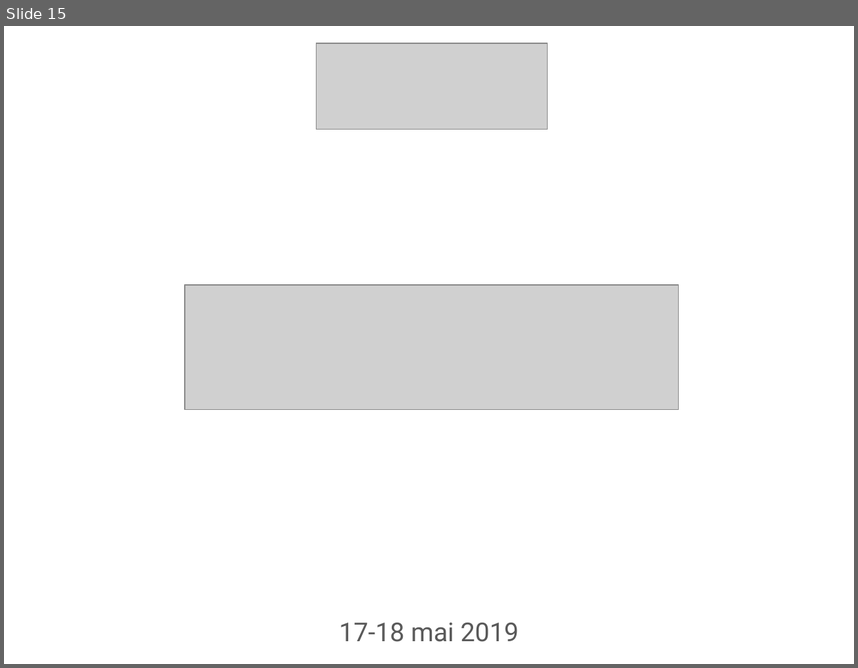
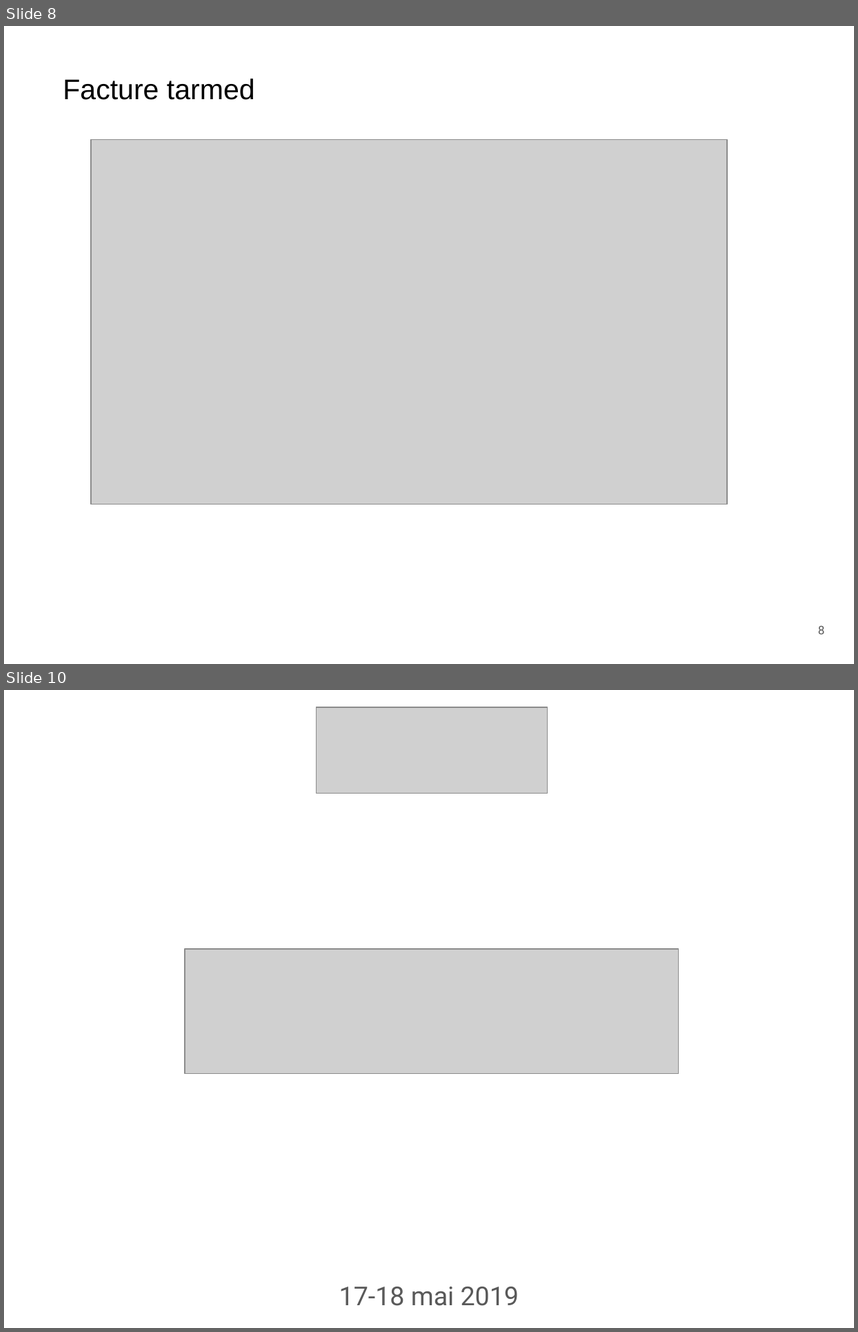
Before and after one commit to giodemaio/hackathonGM, a slide deck: GM IT Hackathon PITCH Doc Time.pptx. Shown one above the other, each under a label of ours: slide 15 before the commit, slides 8 and 10 after it; the slides between them are not shown. The pictures are 858x668 and 858x1332 pixels, drawn with LibreOffice and Linux fonts; fonts in the diff are those of the drawing; grey boxes stand for pictures; background and template pictures are left out. Boxes give left, top, right and bottom in pixels: in the first picture for what was removed or moved away, otherwise in the second. Text is boxed around its words. In the diff, an @@ line names an element or a change of style, - is before the commit and + after.

```diff
--- a/GM IT Hackathon PITCH Doc Time.pptx
+++ b/GM IT Hackathon PITCH Doc Time.pptx
@@ slide 8 added at (x1=4, y1=26, x2=854, y2=664), background picture (left out) @@
@@ text added at (x1=63, y1=78, x2=255, y2=100), 24 pt, text #000000 @@
+Facture tarmed
@@ picture added at (x1=91, y1=140, x2=726, y2=503) @@
@@ page number added at (x1=818, y1=625, x2=825, y2=634), 10 pt, text #595959 @@
+8
@@ what was slide 15 is now slide 10 @@
```
Also in this commit, not shown: 7 other slides added, 14 slides removed.
